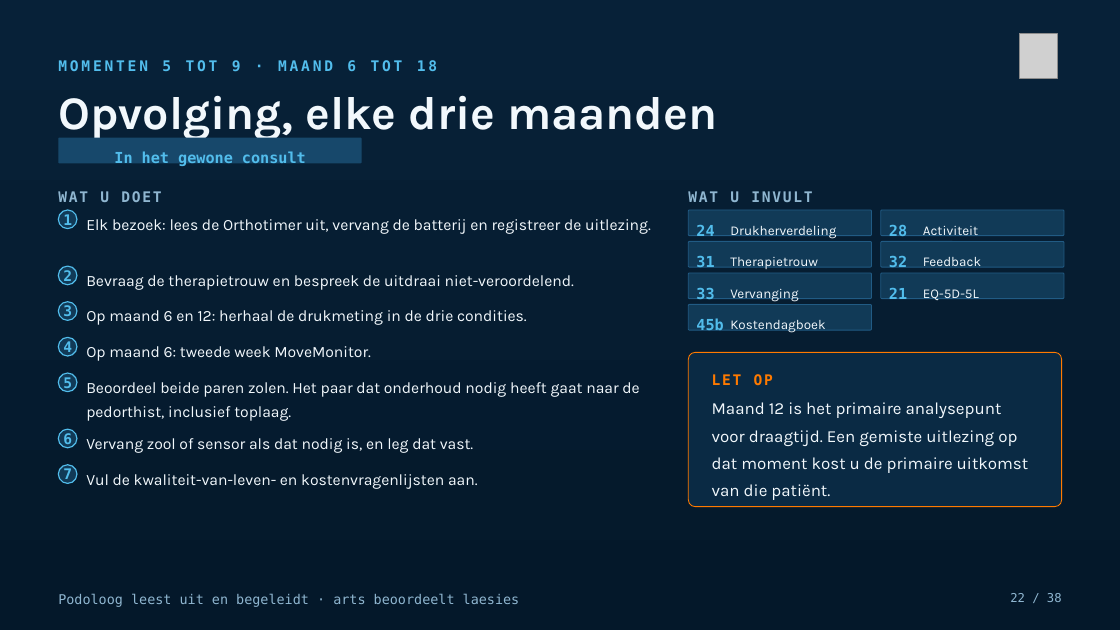
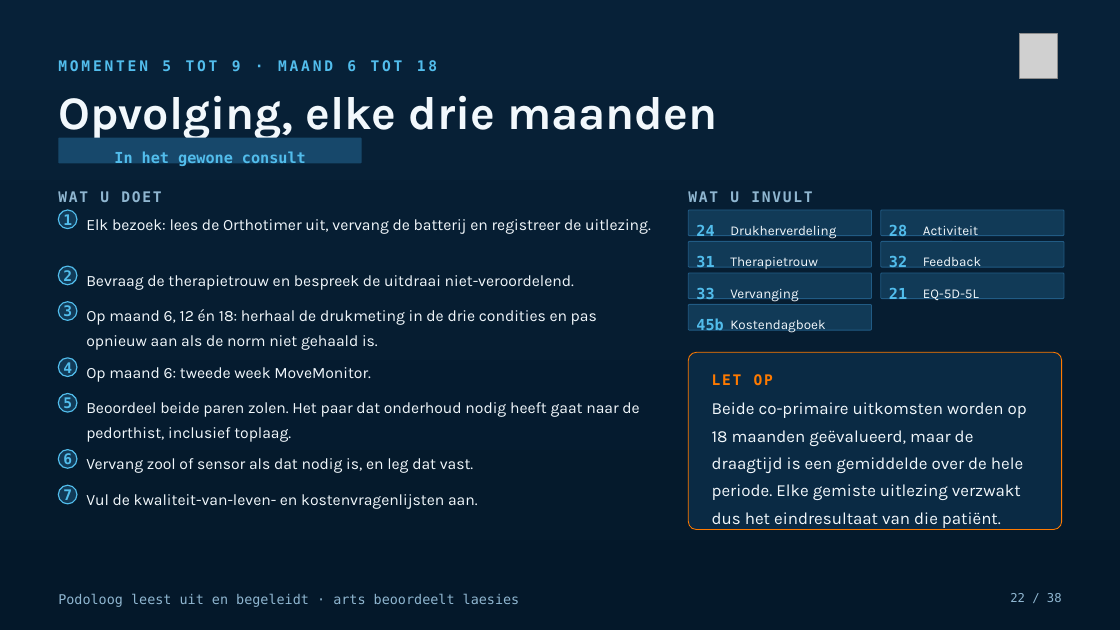
Before and after one commit to Dellfs/paradise-project, a slide deck: slide 22 of PARADISE_presentatie/PARADISE_opleidingssessie_voetklinieken.pptx. Drawn at 1120x630 pixels with LibreOffice and Linux fonts; fonts in the diff are those of the drawing; grey boxes stand for pictures. Boxes give left, top, right and bottom in pixels: in the first picture for what was removed or moved away, otherwise in the second. Text is boxed around its words. In the diff, an @@ line names an element or a change of style, - is before the commit and + after.

```diff
--- a/PARADISE_presentatie/PARADISE_opleidingssessie_voetklinieken.pptx
+++ b/PARADISE_presentatie/PARADISE_opleidingssessie_voetklinieken.pptx
@@ text at [86, 309, 597, 350]: text changed @@
-Op maand 6 en 12: herhaal de drukmeting in de drie condities.
+Op maand 6, 12 én 18: herhaal de drukmeting in de drie condities en pas opnieuw aan als de norm niet gehaald is.
@@ rounded rectangle: place and size @@
-rounded rectangle at [688, 352, 1061, 507]
+rounded rectangle at [688, 352, 1061, 529]
@@ text at [712, 402, 1027, 528]: text changed @@
-Maand 12 is het primaire analysepunt voor draagtijd. Een gemiste uitlezing op dat moment kost u de primaire uitkomst van die patiënt.
+Beide co-primaire uitkomsten worden op 18 maanden geëvalueerd, maar de draagtijd is een gemiddelde over de hele periode. Elke gemiste uitlezing verzwakt dus het eindresultaat van die patiënt.
@@ 8 texts, 4 ellipses: place and size @@
-8 texts, 4 ellipses at [58, 338, 639, 489]
+8 texts, 4 ellipses at [58, 358, 639, 509]
```
Also in this commit, not shown: 4 other slides changed, 1 other file.
